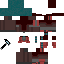
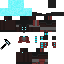
Layered file, before and after one edit (64x64). Changes by layer:
added group "Emission" with 5 layers above "meshTeslaArmor" over [0, 0, 64, 64]
added layer "meshTeslaArmorColor_Emission" in group "Emission" over [45, 43, 55, 46]
showed "meshTeslaArmor_Emission", moved it into group "Emission" over [0, 0, 48, 48]
added layer "meshTeslaBodyColor_Emission" in group "Emission" over [5, 20, 23, 53]
removed layer "meshTeslaArmor_Emission copy" over [0, 0, 48, 48]
painted on "meshTeslaArmor" over [0, 0, 48, 48]
painted on "MeshTeslaArmor_Fanservice" over [20, 0, 64, 40]
added group "armor color" with 6 layers above "meshTeslaBody" over [18, 16, 56, 64]
moved "armor color color" into group "armor color" over [18, 16, 56, 64]
added layer "meshTeslaArmorColor_Emission copy" in group "armor color" over [45, 43, 55, 46]
moved "tesla armor color" into group "armor color" over [18, 16, 56, 64]
painted on "meshTeslaBody" over [0, 16, 56, 64]
added group "body color" (1st of 2) with 4 layers over [0, 16, 56, 62]
added layer "meshTeslaBodyColor_Emission copy" in group "body color" over [5, 20, 23, 53]
moved "body color" (2nd of 2, in "body color") into group "body color" over [0, 16, 56, 62]
moved "meshTeslaBodyColor" into group "body color" over [0, 16, 56, 62]
